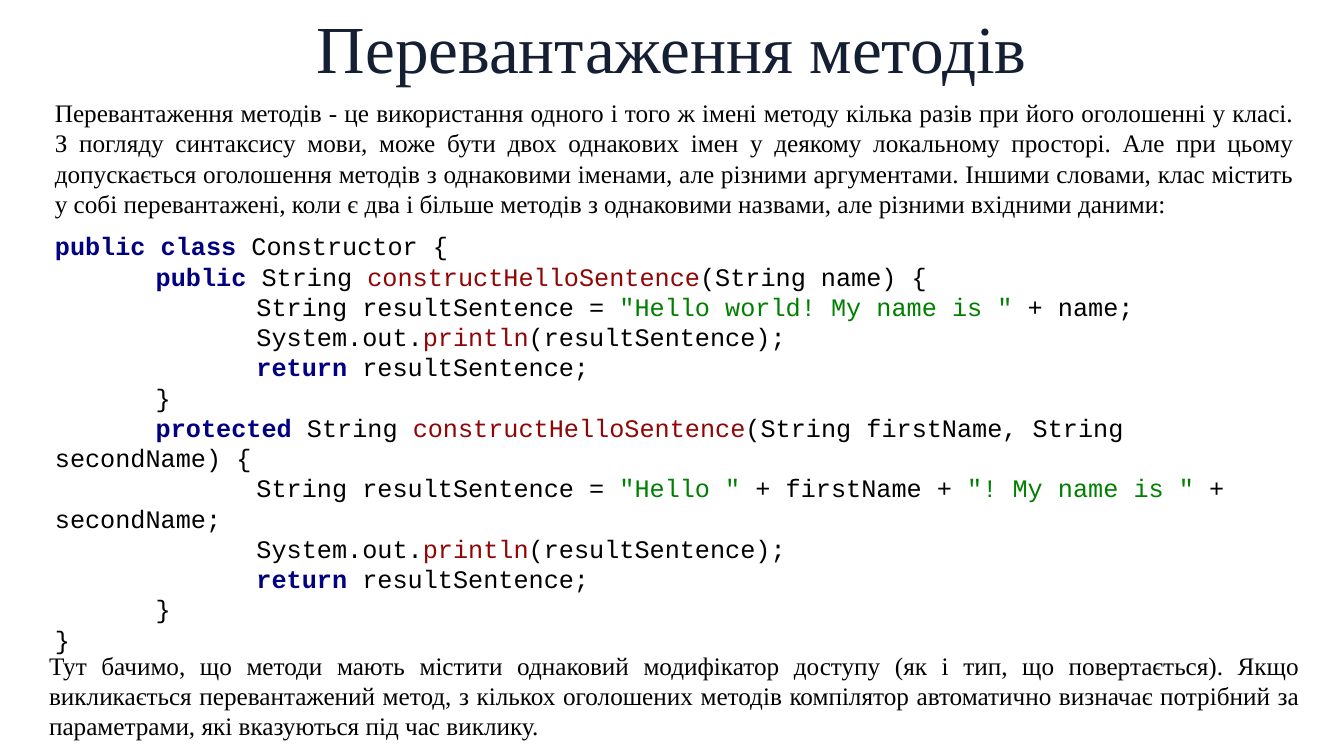
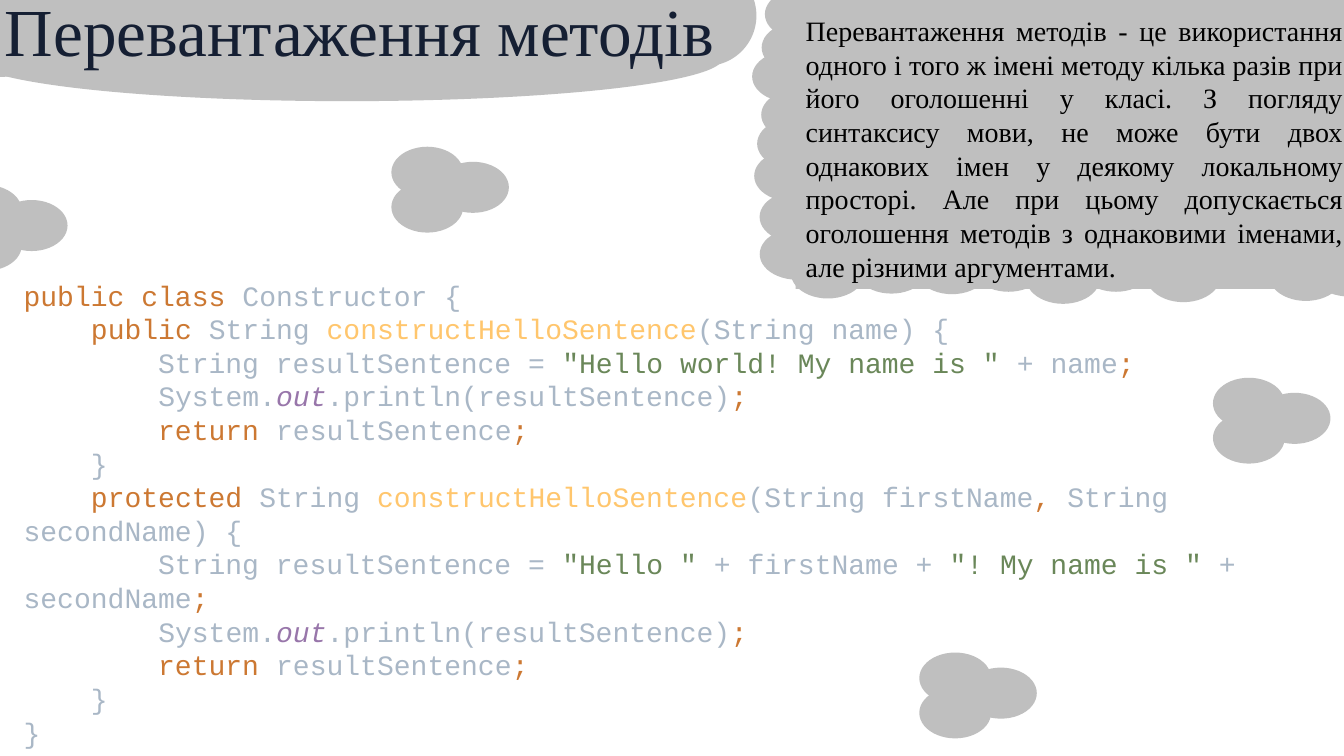
Before and after one commit to arg3ntuum/JavaCourse, a slide deck: slide 12 of Java Урок 5 Методи.pptx (slide 18 before the commit). Drawn at 1344x756 pixels with LibreOffice and Linux fonts; fonts in the diff are those of the drawing. Boxes give left, top, right and bottom in pixels: in the first picture for what was removed or moved away, otherwise in the second. Text is boxed around its words. In the diff, an @@ line names an element or a change of style, - is before the commit and + after.

```diff
--- a/Java Урок 5 Методи.pptx
+++ b/Java Урок 5 Методи.pptx
@@ text "Перевантаження методів": place and size @@
-text "Перевантаження методів" at (317, 28, 1027, 85)
+text "Перевантаження методів" at (5, 11, 715, 68)
@@ group added at (0, 0, 756, 102): 4 ellipses @@
@@ text "Перевантаження методів - це використання ..." at (806, 22, 1343, 282): vertical alignment top to middle @@
@@ text at (806, 22, 1343, 282): text changed; size 18 to 20 pt @@
-Перевантаження методів - це використання одного і того ж імені методу кілька разів при його оголошенні у класі. З погляду синтаксису мови, може бути двох однакових імен у деякому локальному просторі. Але при цьому допускається оголошення методів з однаковими іменами, але різними аргументами. Іншими словами, клас містить у собі перевантажені, коли є два і більше методів з однаковими назвами, але різними вхідними даними:
+Перевантаження методів - це використання одного і того ж імені методу кілька разів при його оголошенні у класі. З погляду синтаксису мови, не може бути двох однакових імен у деякому локальному просторі. Але при цьому допускається оголошення методів з однаковими іменами, але різними аргументами.
@@ ellipse added at (391, 147, 463, 199), fill #BFBFBF @@
@@ ellipse added at (438, 162, 509, 214), fill #BFBFBF @@
@@ ellipse added at (0, 186, 21, 237), fill #BFBFBF @@
@@ ellipse added at (0, 200, 68, 251), fill #BFBFBF @@
@@ ellipse added at (391, 181, 463, 233), fill #BFBFBF @@
@@ ellipse added at (0, 220, 21, 271), fill #BFBFBF @@
@@ group added at (752, 0, 1344, 304): 28 ellipses @@
@@ text "public class Constructor { public ..." at (24, 286, 1169, 680): vertical alignment top to middle @@
@@ text at (24, 286, 1169, 680): text changed; size 18 to 20 pt; text colour #000000 to #A9B7C6 @@
-public class Constructor {
-public String constructHelloSentence(String name) {
-String resultSentence = "Hello world! My name is " + name;
-System.out.println(resultSentence);
-return resultSentence;
-}
-protected String constructHelloSentence(String firstName, String secondName) {
-String resultSentence = "Hello " + firstName + "! My name is " + secondName;
-System.out.println(resultSentence);
-return resultSentence;
-}
-}
+public class Constructor {
+public String constructHelloSentence(String name) {
+String resultSentence = "Hello world! My name is " + name;
+System.out.println(resultSentence);
+return resultSentence;
+}
+protected String constructHelloSentence(String firstName, String secondName) {
+String resultSentence = "Hello " + firstName + "! My name is " + secondName;
+System.out.println(resultSentence);
+return resultSentence;
+}
+}
@@ ellipse added at (1213, 378, 1285, 430), fill #BFBFBF @@
@@ ellipse added at (1213, 412, 1285, 464), fill #BFBFBF @@
@@ ellipse added at (1259, 393, 1331, 445), fill #BFBFBF @@
@@ text removed at (49, 657, 1299, 741) @@
-Тут бачимо, що методи мають містити однаковий модифікатор доступу (як і тип, що повертається). Якщо викликається перевантажений метод, з кількох оголошених методів компілятор автоматично визначає потрібний за параметрами, які вказуються під час виклику.
@@ ellipse added at (920, 652, 991, 704), fill #BFBFBF @@
@@ ellipse added at (920, 688, 991, 739), fill #BFBFBF @@
@@ ellipse added at (965, 667, 1036, 719), fill #BFBFBF @@
```
Also in this commit, not shown: 9 other slides changed, 2 slides added, 11 slides removed, 1 other file.
